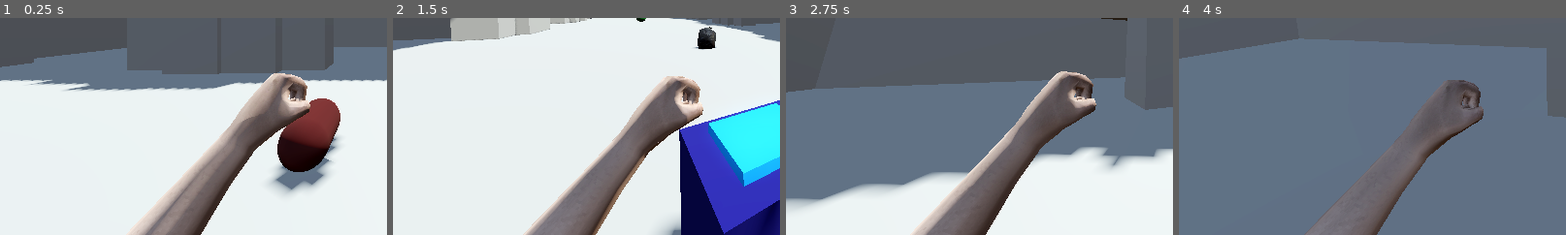
Above: before the commit, frames 1-4 (left to right).
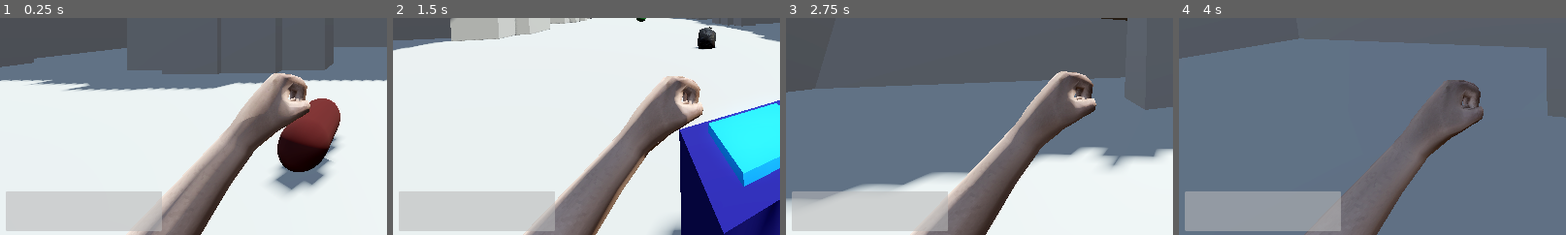
Above: after the commit, the same moments.

Repository: lungcollapser/record
Game: Godot game, scene res://scenes/world.tscn
The game is run twice, just before and just after one commit, with the same random seed, the same clock (stepped at 60 frames per second) and the same inputs.
Inputs (mouse positions are % of the whole screen's width and height, from its top left):
- Up to frame 1 (0.25 s): no input
- Up to frame 2 (1.5 s): tap Enter (ui_accept) at 0.5, 0.77 s; move the mouse to (55, 50) at 0.52 s; hold Ctrl (crouch) 0.53-1.28 s; hold W (forward) from 0.53 s (still down); move the mouse to (45, 50) at 1.27 s; tap T (dropreceptacle) at 1.35 s
- Up to frame 3 (2.75 s): keep holding W (forward); tap Enter (ui_accept) at 1.52 s; move the mouse to (52, 48) at 2.02 s; tap E (interact) at 2.1 s
- Up to frame 4 (4 s): keep holding W (forward); move the mouse to (49, 52) at 2.77 s; click (49, 52) at 2.85 s; tap Enter (ui_accept) at 3.02, 3.77 s; move the mouse to (57, 51) at 3.52 s; right-click (57, 51) at 3.6 s
The pictures show only the part of the screen within x 0-50%, y 50-100%; the shares and areas given below are measured in that part.

The runs differ from the first frame. In frame 1, 7.1% of the frame differs, in the area x 1-42%, y 79-99%; in frame 2, 7.2%; in frame 3, 6.5%; in frame 4, 7.4%.

Commit message:
sanitybar

Diff:
--- a/project.godot
+++ b/project.godot
@@ -22,6 +22,7 @@
 HealthBar="*res://scenes/health_bar.tscn"
 Events="*res://scripts/events.gd"
 DeadBodyParts="*res://scenes/dead_body_parts.tscn"
+SanityBar="*res://scenes/sanity_bar.tscn"
 
 [debug]
 
--- /dev/null
+++ b/scenes/sanity_bar.tscn
@@ -0,0 +1,14 @@
+[gd_scene format=3 uid="uid://d08ter5bo4ln5"]
+
+[node name="sanitybar" type="ProgressBar"]
+anchors_preset = 15
+anchor_right = 1.0
+anchor_bottom = 1.0
+offset_left = 14.0
+offset_top = 971.0
+offset_right = -1518.0
+offset_bottom = -9.0
+grow_horizontal = 2
+grow_vertical = 2
+value = 100.0
+show_percentage = false
--- a/scripts/dead_body.gd
+++ b/scripts/dead_body.gd
@@ -22,3 +22,4 @@
 		get_parent().add_child(dead_body_parts_instance)
 		dead_body_parts_instance.global_position = player_hold.global_position
 		Events.emit_signal("call_item_spawn")
+		SanityBar.value -= 5
